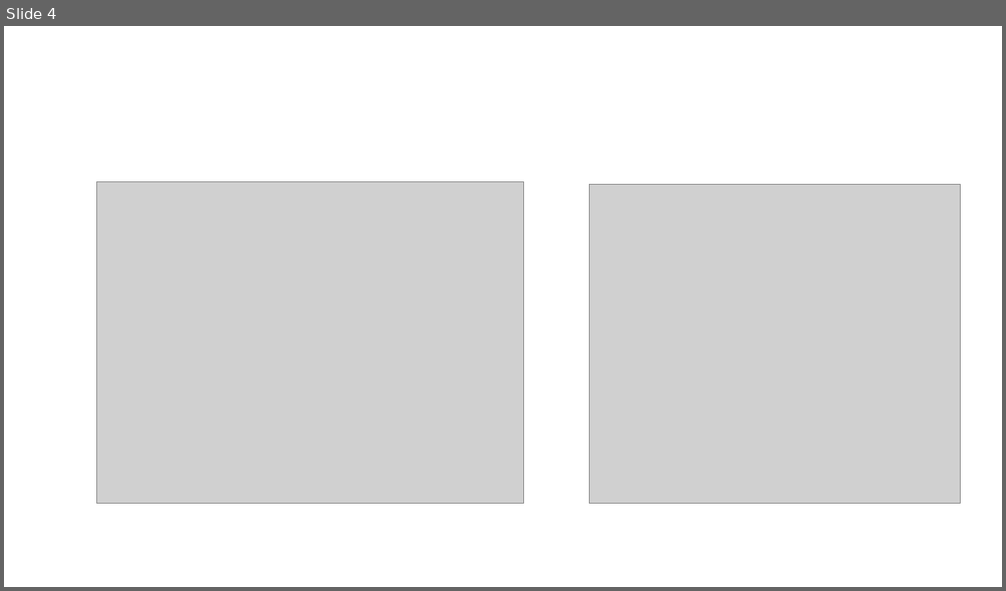
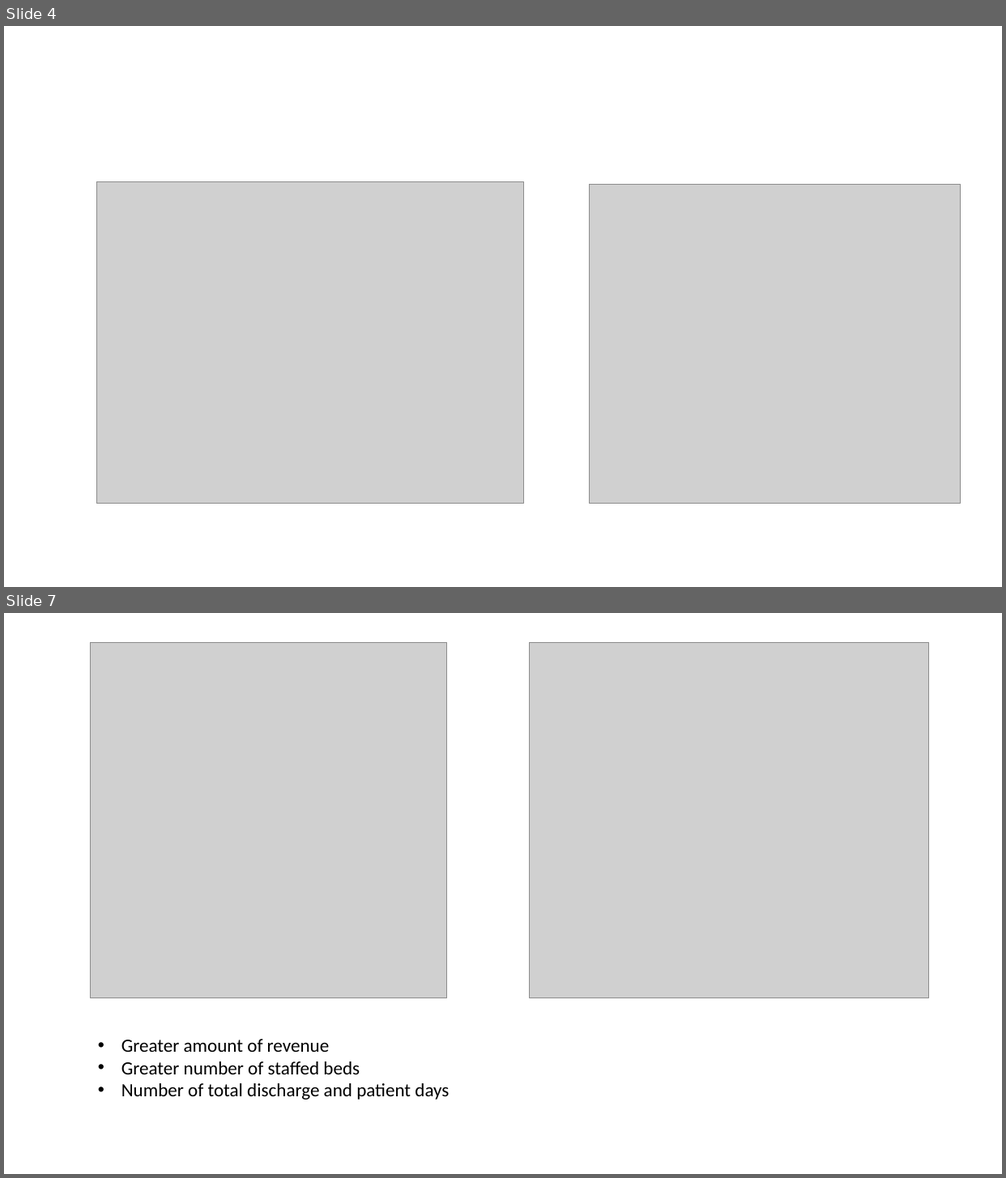
Before and after one commit to katwang/BST-260-Final-Project, a slide deck: Screen Cast.pptx. Shown one above the other, each under a label of ours: slide 4 before the commit, slides 4 and 7 after it; the slides between them are not shown. The pictures are 1006x591 and 1006x1178 pixels, drawn with LibreOffice and Linux fonts; fonts in the diff are those of the drawing; grey boxes stand for pictures. Boxes give left, top, right and bottom in pixels: in the first picture for what was removed or moved away, otherwise in the second. Text is boxed around its words. In the diff, an @@ line names an element or a change of style, - is before the commit and + after.

```diff
--- a/Screen Cast.pptx
+++ b/Screen Cast.pptx
@@ slide 7 added at [4, 613, 1002, 1174], background #FFFFFF @@
@@ picture added at [91, 642, 447, 999] @@
@@ picture added at [530, 642, 929, 999] @@
@@ text added at [121, 1039, 449, 1100], 18 pt, text #000000 @@
+• Greater amount of revenue
+• Greater number of staffed beds
+• Number of total discharge and patient days
```
Also in this commit, not shown: 1 slide changed, 5 other slides added, 9 other files.
